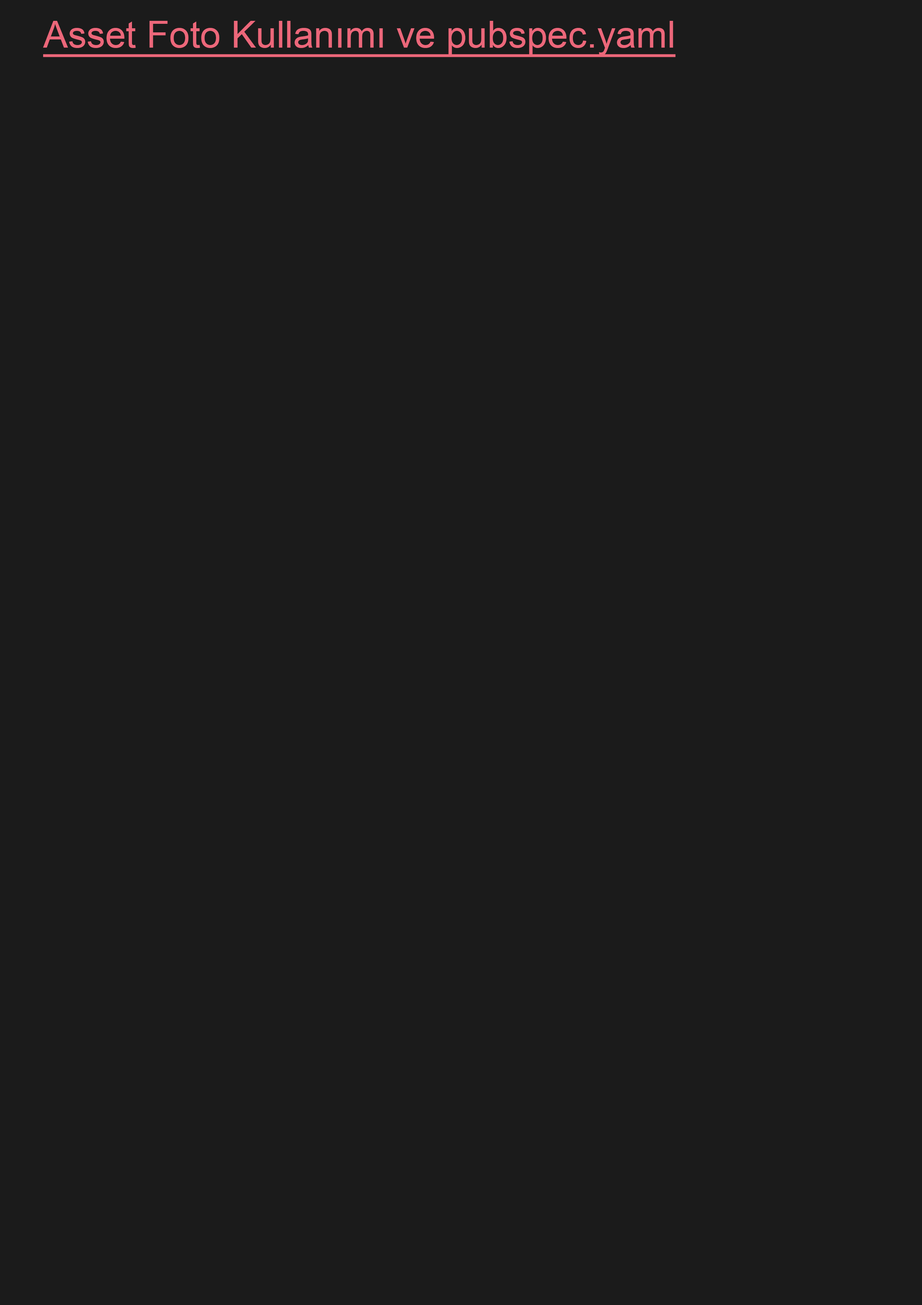
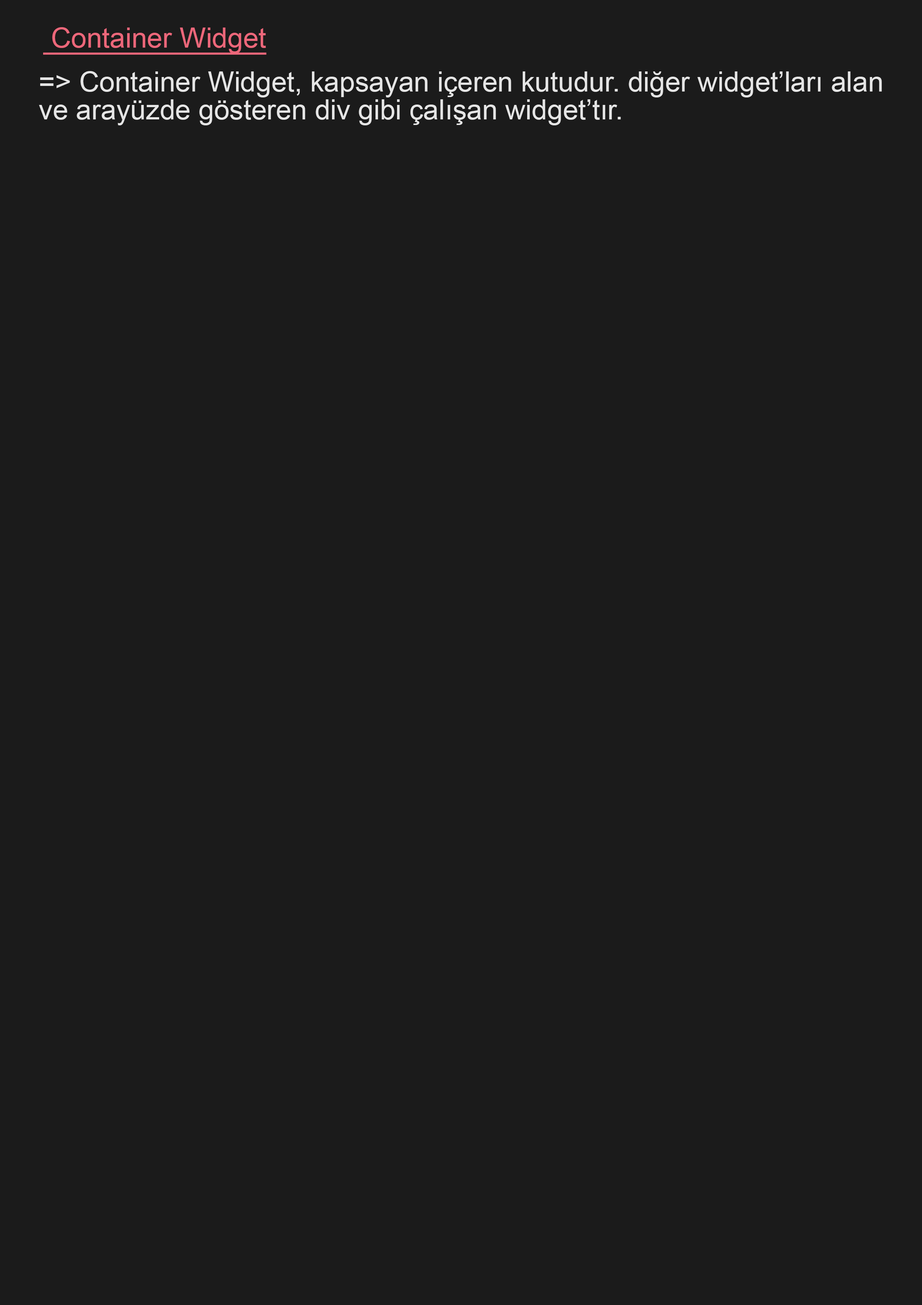
Two versions of the same layered image (w=922, h=1305). Layer-by-layer changes:
added layer "=> Container Widget, kapsayan içeren kutudur. diğer widget’ları" above "Container Widget" over [39, 71, 883, 126]
renamed "Asset Foto Kullanımı ve pubspec.yaml" to "Container Widget", painted on it over [42, 20, 676, 58]
